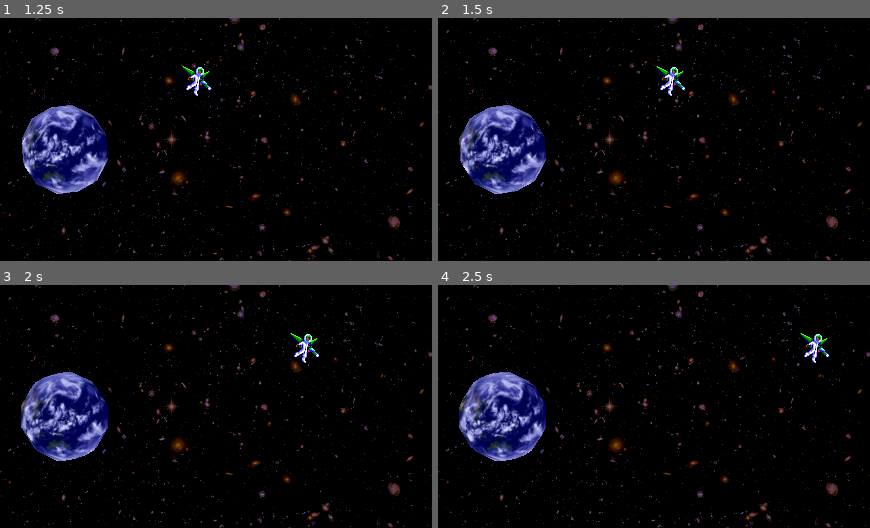
Above: before the commit, frames 1-4 (two rows, left to right).
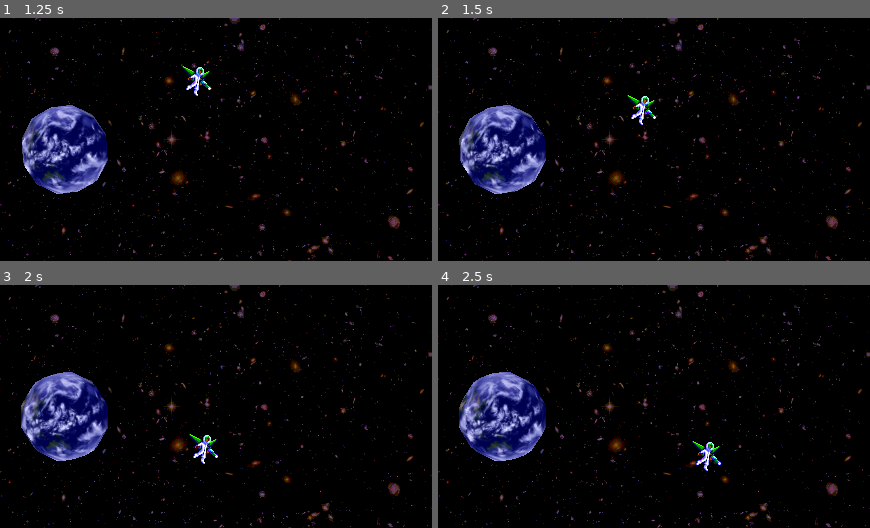
Above: after the commit, the same moments.

Repository: mitchellwinn/GameJamSHMUP
Game: Godot game, scene res://Main.tscn
The game is run twice, just before and just after one commit, with the same random seed, the same clock (stepped at 60 frames per second) and the same inputs. The project has no main scene, so this scene is started directly.
Inputs:
- Up to frame 1 (1.25 s): hold D (right) from 0.53 s (still down)
- Up to frame 2 (1.5 s): release D (right) at 1.28 s; hold S (down) from 1.28 s (still down)
- Up to frame 3 (2 s): keep holding S (down)
- Up to frame 4 (2.5 s): release S (down) at 2.03 s; hold D (right) from 2.03 s (still down)

Frame 1 is identical in both runs. In frame 2, 0.8% of the frame differs, in the area x 43-58%, y 19-45%; in frame 3, 0.8%; in frame 4, 0.8%.

Commit message:
movement fix

Diff:
--- a/Scripts/CharMain.gd
+++ b/Scripts/CharMain.gd
@@ -14,19 +14,19 @@
 
 func _input(event):
 
-	if event.is_action("left"):
+	if event.is_action_pressed("left"):
 		left = true
 	elif event.is_action_released("left"):
 		left = false
-	if event.is_action("right"):
+	if event.is_action_pressed("right"):
 		right = true
 	elif event.is_action_released("right"):
 		right = false
-	if event.is_action("up"):
+	if event.is_action_pressed("up"):
 		up = true
 	elif event.is_action_released("up"):
 		up = false
-	if event.is_action("down"):
+	if event.is_action_pressed("down"):
 		down = true
 	elif event.is_action_released("down"):
 		down = false
@@ -36,12 +36,12 @@
 	# Get the input direction and handle the movement/deceleration.
 	# As good practice, you should replace UI actions with custom gameplay actions.
 	if left:
-		velocity.x = -144
-	elif right:
-		velocity.x = 144
-	elif up:
-		velocity.y = -144
-	elif down:
-		velocity.y = 144
+		velocity.x += -144
+	if right:
+		velocity.x += 144
+	if up:
+		velocity.y += -144
+	if down:
+		velocity.y += 144
 
 	move_and_slide()
